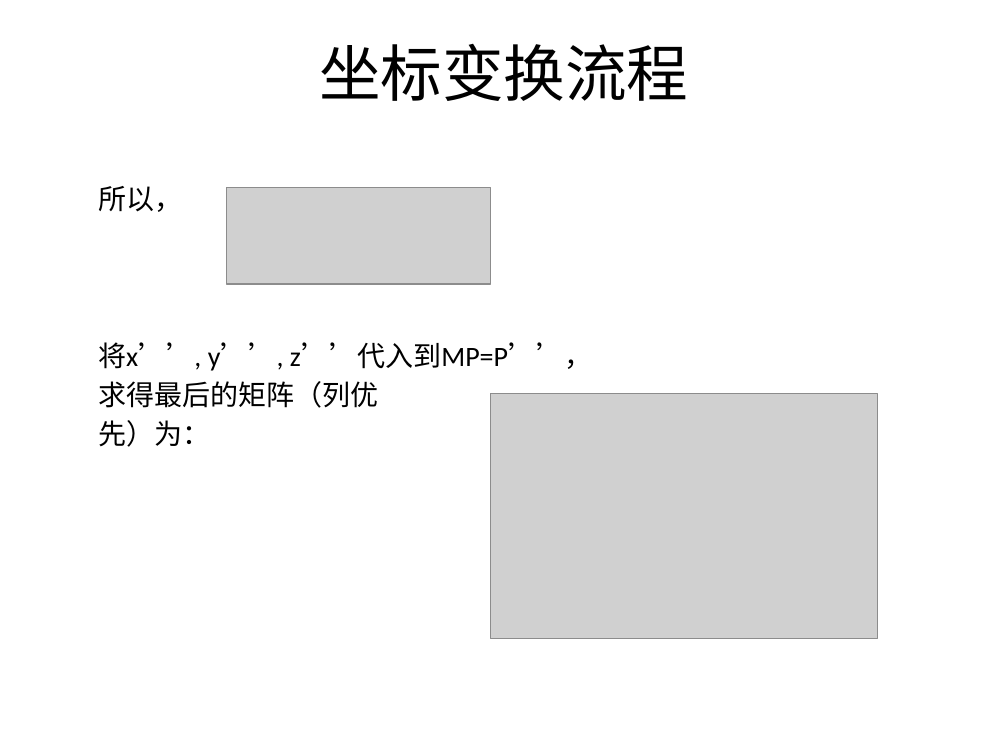
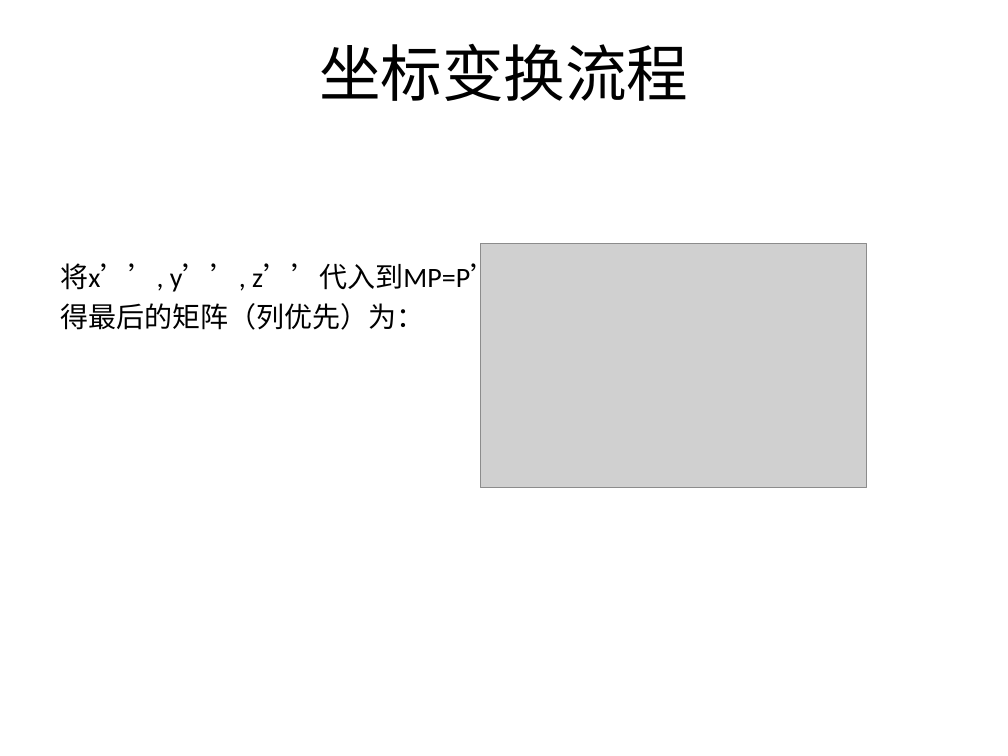
Before and after one commit to SeventhMage/MagicX, a slide deck: slide 27 of SoftEngine/doc/SoftwareRender.pptx (slide 26 before the commit). Drawn at 1008x756 pixels with LibreOffice and Linux fonts; fonts in the diff are those of the drawing; grey boxes stand for pictures; background and template pictures are left out. Boxes give left, top, right and bottom in pixels: in the first picture for what was removed or moved away, otherwise in the second. Text is boxed around its words. In the diff, an @@ line names an element or a change of style, - is before the commit and + after.

```diff
--- a/SoftEngine/doc/SoftwareRender.pptx
+++ b/SoftEngine/doc/SoftwareRender.pptx
@@ picture removed at (226, 187, 490, 284) @@
@@ text at (60, 263, 582, 330): text changed @@
-所以，
-将x’’, y’’, z’’代入到MP=P’’，
-求得最后的矩阵（列优
-先）为：
+将x’’, y’’, z’’代入到MP=P’’，求
+得最后的矩阵（列优先）为：
@@ picture: place and size @@
-picture at (491, 394, 877, 639)
+picture at (480, 243, 866, 488)
```
Also in this commit, not shown: 3 other slides changed, 2 slides added.
